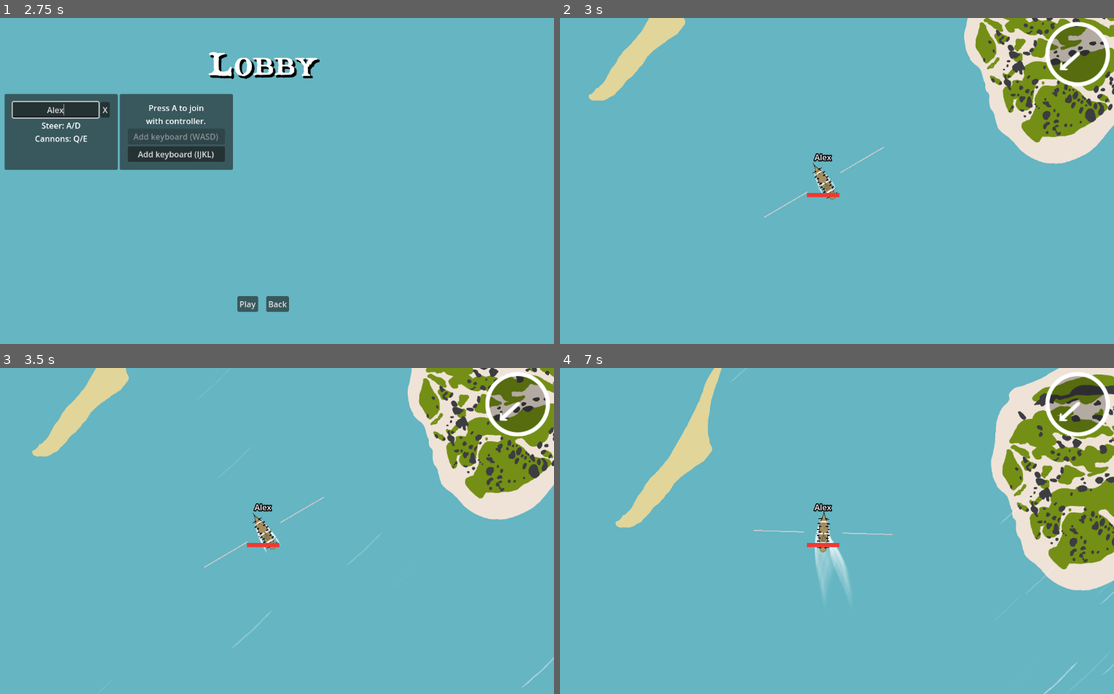
Above: before the commit, frames 1-4 (two rows, left to right).
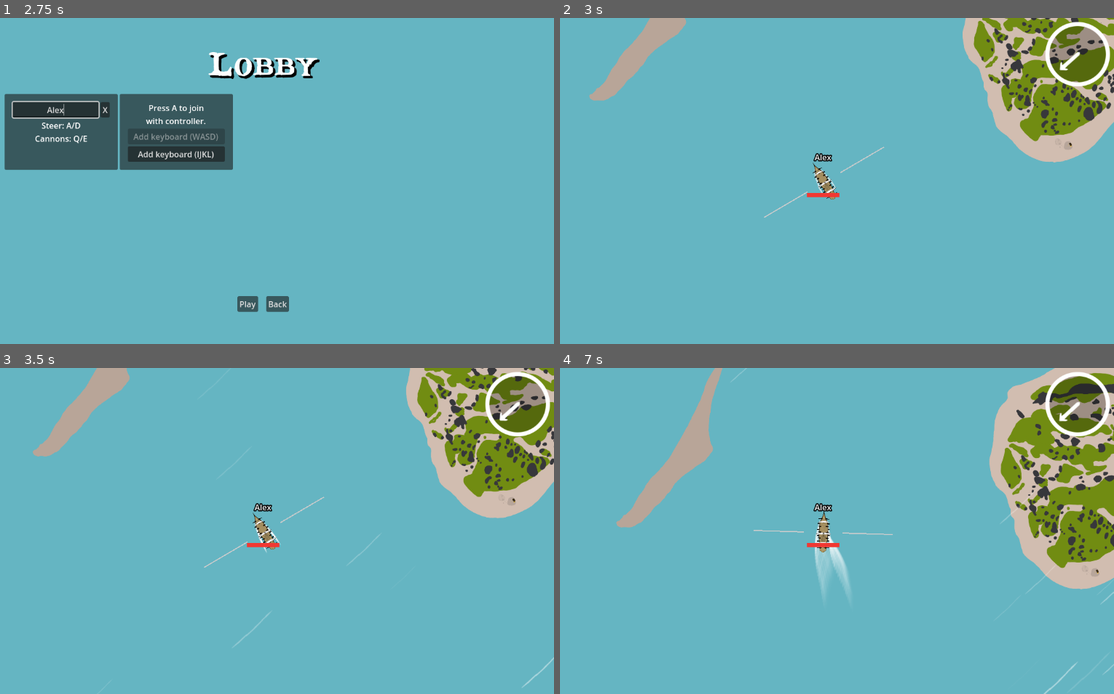
Above: after the commit, the same moments.

Repository: friedev/corsair-warfare
Game: Godot game, scene res://scenes/main.tscn
Same seed, same stepped clock (60 frames per second), same inputs: the game is played once before the commit and once after it. Sound files missing from this copy of the repository are replaced by a short silence.
Inputs (mouse positions are in pixels of both pictures, inside the frame that each line leads up to):
- Up to frame 1 (2.75 s): click "Play" at 0.5 s; click "Add keyboard (WASD)" at 1.25 s; click (55, 109) at 2.02 s; type "Alex" at 2.1 s
- Up to frame 2 (3 s): click "Play" at 2.75 s
- Up to frame 3 (3.5 s): no input
- Up to frame 4 (7 s): hold D 3.53-4.28 s; hold Q 3.53-4.28 s; hold A 4.28-5.03 s; tap E at 4.35 s; hold J 5.03-5.78 s; hold D 5.03-6.53 s; tap L at 5.85 s; hold A from 6.53 s (still down); hold U from 6.53 s (still down)

Frame 1 is identical in both runs. In frame 2, 7.1% of the frame differs, in the area x 5-100%, y 0-45%; in frame 3, 7.3%; in frame 4, 9.3%, in the area x 9-100%, y 0-69%.

Commit message:
Update island sprites to use the same sand color

Diff:
--- a/scenes/world/environment/island4.tscn
+++ b/scenes/world/environment/island4.tscn
@@ -1,4 +1,4 @@
-[gd_scene load_steps=2 format=3]
+[gd_scene load_steps=2 format=3 uid="uid://y3sd02fijcb3"]
 
 [ext_resource type="Texture2D" uid="uid://djbbmb0b1rnwg" path="res://scenes/world/environment/island4.png" id="1_avkh3"]
 
@@ -10,5 +10,6 @@
 polygon = PackedVector2Array(367, 443, 368, 476, 461, 476, 461, 566, 505, 566, 522, 583, 560, 600, 581, 603, 600, 628,  …(459 unchanged characters)…
 
 [node name="Sprite2D" type="Sprite2D" parent="."]
+rotation = 1.5708
 scale = Vector2(0.400944, 0.400944)
 texture = ExtResource("1_avkh3")
--- a/scenes/world/environment/sandbar.tscn
+++ b/scenes/world/environment/sandbar.tscn
@@ -1,4 +1,4 @@
-[gd_scene load_steps=2 format=3]
+[gd_scene load_steps=2 format=3 uid="uid://cgpvktabk4qsy"]
 
 [ext_resource type="Texture2D" uid="uid://dtpf8mftk3hao" path="res://scenes/world/environment/sandbar.png" id="1_p2kuv"]
 
@@ -10,5 +10,6 @@
 polygon = PackedVector2Array(783, 202, 783, 225, 752, 276, 717, 377, 714, 445, 721, 470, 645, 537, 580, 613, 561, 623, 537, 623, 530, 613, 545, 599, 562, 587, 601, 522, 637, 485, 700, 366, 708, 335, 747, 268, 777, 222, 779, 201)
 
 [node name="Sprite2D" type="Sprite2D" parent="."]
+rotation = 3.14159
 scale = Vector2(0.400944, 0.400944)
 texture = ExtResource("1_p2kuv")
Binary file changed: scenes/world/environment/island1.png
Binary file changed: scenes/world/environment/island2.png
Binary file changed: scenes/world/environment/island3.png
Binary file changed: scenes/world/environment/island4.png
Binary file changed: scenes/world/environment/sandbar.png
